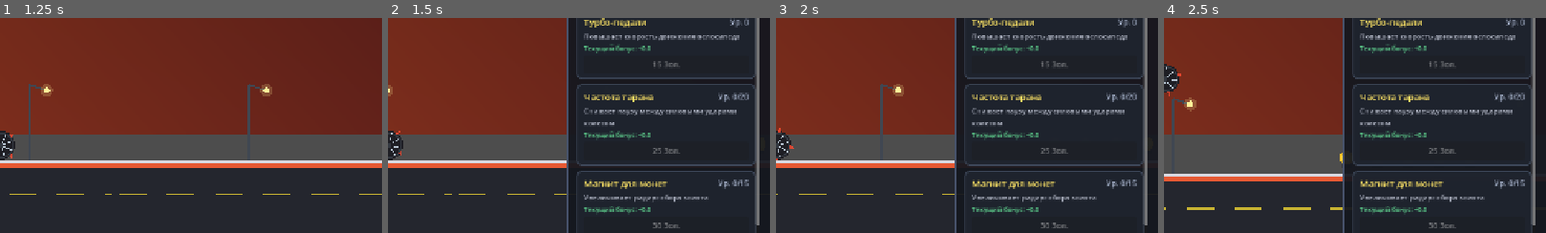
Above: before the commit, frames 1-4 (left to right).
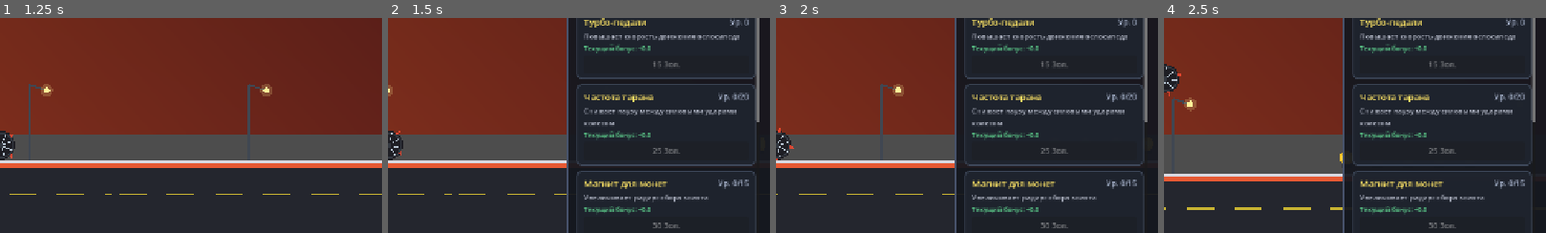
Above: after the commit, the same moments.

Repository: Derevo3/BikeSlayer
Game: Godot game, scene res://scenes/main.tscn
Two runs of this game, one before a commit and one after it. Both use one fixed random seed, a clock stepped at 60 frames per second and the inputs below.
Inputs:
- Up to frame 1 (1.25 s): click "ПОРТАЛ" at 0.5 s
- Up to frame 2 (1.5 s): click "МАГАЗИН" at 1.25 s
- Up to frame 3 (2 s): no input
- Up to frame 4 (2.5 s): click "ПРЫЖОК (Space)" at 2 s
The pictures show only the part of the screen within x 50-100%, y 30-80%; the shares and areas given below are measured in that part.

Frame 1 is identical in both runs. In frame 2, 0.6% of the frame differs, in the area x 96-98%, y 47-97%; in frame 3, 0.6%; in frame 4, 0.6%.

Commit message:
Добавлено: Прокачка слизи; Урон за души; Улучшенное ускорение

Diff:
--- a/scripts/core/game_manager.gd
+++ b/scripts/core/game_manager.gd
@@ -84,16 +84,23 @@
 			passive_coins_buffer -= coins_to_add
 			coins += coins_to_add
 
+func get_boost_reward_multiplier() -> float:
+	if not is_boosting:
+		return 1.0
+	return UpgradeManager.get_value("boost_bounty", 1.0)
+
 func _on_coin_collected(amount: int) -> void:
 	var multiplier: float = UpgradeManager.get_value("coin_greed", 1.0)
-	coins += int(round(amount * multiplier))
+	var boost_mult: float = get_boost_reward_multiplier()
+	coins += int(round(amount * multiplier * boost_mult))
 
 func _on_enemy_killed(_type: String, reward_coins: int, reward_souls: int, _pos: Vector2) -> void:
 	total_enemies_slain += 1
 	var coin_mult: float = UpgradeManager.get_value("coin_greed", 1.0)
 	var soul_mult: float = UpgradeManager.get_value("soul_reaper", 1.0)
-	coins += int(round(reward_coins * coin_mult))
-	souls += int(round(reward_souls * soul_mult))
+	var boost_mult: float = get_boost_reward_multiplier()
+	coins += int(round(reward_coins * coin_mult * boost_mult))
+	souls += int(round(reward_souls * soul_mult * boost_mult))
 
 func can_activate_boost() -> bool:
 	return not is_boosting and boost_cooldown_remaining <= 0.0
--- a/scripts/core/upgrade_manager.gd
+++ b/scripts/core/upgrade_manager.gd
@@ -77,10 +77,31 @@
 	))
 
 	_register(Upgrade.new(
+		"boost_bounty",
+		"Нитро-жатва",
+		"Увеличивает выпадение монет и душ при использовании ускорения (Нитро)",
+		35, 1.35, 1.0, 0.5, "coins"
+	))
+
+	_register(Upgrade.new(
 		"soul_reaper",
 		"Ловец душ",
 		"Увеличивает получаемые очки душ за уничтожение монстров",
 		5, 1.5, 1.0, 0.5, "souls"
+	))
+
+	_register(Upgrade.new(
+		"soul_damage",
+		"Ярость душ",
+		"Увеличивает урон велосипеда по всем противникам",
+		6, 1.4, 0.0, 10.0, "souls"
+	))
+
+	_register(Upgrade.new(
+		"slime_upgrade",
+		"Кровавая слизь",
+		"Превращает слизней в красных: они опаснее, но приносят намного больше золота и душ",
+		10, 1.5, 0.0, 1.0, "souls"
 	))
 
 func _register(upgrade: Upgrade) -> void:
--- a/scripts/enemies/base_enemy.gd
+++ b/scripts/enemies/base_enemy.gd
@@ -76,6 +76,16 @@
 
 	EventBus.enemy_killed.emit(enemy_name, coins_reward, souls_reward, global_position)
 
+	# Если враг уничтожен на ускорении (Нитро), из него дополнительно выбиваются сверкающие монеты
+	if GameManager.is_boosting:
+		var bonus_level = UpgradeManager.get_upgrade("boost_bounty")
+		var extra_coins = 1 + (bonus_level.level if bonus_level else 0)
+		var coin_scene = preload("res://scenes/world/coin.tscn")
+		for i in range(extra_coins):
+			var coin = coin_scene.instantiate()
+			coin.global_position = global_position + Vector2(randf_range(-15, 15), randf_range(-25, -5))
+			get_parent().add_child(coin)
+
 	# Анимация сокрушения/разлета
 	var tween = create_tween()
 	tween.tween_property(visuals, "scale", Vector2(1.6, 0.3), 0.1)
--- a/scripts/enemies/enemy_spawner.gd
+++ b/scripts/enemies/enemy_spawner.gd
@@ -49,6 +49,8 @@
 	# 65% наземные слизни, 35% летающие мыши
 	if randf() < 0.65:
 		var slime = slime_scene.instantiate()
+		if slime.has_method("apply_upgrades"):
+			slime.apply_upgrades()
 		slime.position = Vector2(spawn_x, -16.0)
 		slime.max_health *= hp_mult
 		slime.current_health = slime.max_health
--- a/scripts/enemies/mini_boss_enemy.gd
+++ b/scripts/enemies/mini_boss_enemy.gd
@@ -181,9 +181,13 @@
 
 	_apply_camera_shake(7.5)
 
-	# Фонтан из золотых монет при сокрушении босса
+	# Фонтан из золотых монет при сокрушении босса (увеличивается во время ускорения!)
 	var coin_scene = preload("res://scenes/world/coin.tscn")
-	for i in range(10):
+	var coin_count = 10
+	if GameManager.is_boosting:
+		var bonus_level = UpgradeManager.get_upgrade("boost_bounty")
+		coin_count += 6 * (1 + (bonus_level.level if bonus_level else 0))
+	for i in range(coin_count):
 		var coin = coin_scene.instantiate()
 		coin.global_position = global_position + Vector2(randf_range(-30, 30), randf_range(-65, -15))
 		get_parent().add_child(coin)
--- a/scripts/enemies/slime_enemy.gd
+++ b/scripts/enemies/slime_enemy.gd
@@ -2,14 +2,33 @@
 
 @export var slime_color: Color = Color(0.2, 0.85, 0.35)
 var anim_phase: float = 0.0
+var is_red_slime: bool = false
 
 func _init() -> void:
 	max_health = 15.0
 	coins_reward = 2
 	souls_reward = 1
-	enemy_name = "Slime"
+	enemy_name = "Слизень"
 	base_speed = 40.0
 	flying = false
+
+## Применяет улучшения противника перед спавном
+func apply_upgrades() -> void:
+	var up = UpgradeManager.get_upgrade("slime_upgrade")
+	if up and up.level > 0:
+		is_red_slime = true
+		slime_color = Color(0.95, 0.16, 0.24) # Кроваво-красный
+		enemy_name = "Красный Слизень"
+
+		# Красный слизень имеет увеличенное здоровье:
+		# Ур 1: 35 HP (было 15) + 15 HP за каждый след. уровень
+		max_health = 35.0 + (up.level - 1) * 15.0
+		current_health = max_health
+
+		# Большая награда:
+		# Ур 1: 8 золота (было 2), 3 души (было 1) + доп. награды за уровень
+		coins_reward = 8 + (up.level - 1) * 4
+		souls_reward = 3 + (up.level - 1) * 2
 
 func _physics_process(delta: float) -> void:
 	super._physics_process(delta)
@@ -17,7 +36,7 @@
 		return
 
 	# Анимация сжатия и растяжения при ходьбе
-	anim_phase += delta * 7.0
+	anim_phase += delta * (8.0 if is_red_slime else 7.0)
 	var squash = 1.0 + sin(anim_phase) * 0.18
 	var stretch = 1.0 - sin(anim_phase) * 0.15
 	if visuals:
@@ -33,15 +52,33 @@
 	# Рисуем тело слизня
 	var pts: Array[Vector2] = []
 	var count = 16
-	var r = 18.0
+	var r = 21.0 if is_red_slime else 18.0 # Красный слизень чуть крупнее
 	for i in range(count):
 		var angle = (float(i) / float(count)) * TAU
 		var wobble = 1.0 + sin(angle * 3.0 + anim_phase) * 0.08
 		pts.append(Vector2(cos(angle) * r * wobble, sin(angle) * r * wobble - 6.0))
 	visuals.draw_colored_polygon(PackedVector2Array(pts), slime_color)
 
-	# Глазки
-	visuals.draw_circle(Vector2(-6, -10), 3.5, Color(1, 1, 1))
-	visuals.draw_circle(Vector2(-8, -10), 1.8, Color(0.1, 0.1, 0.2))
-	visuals.draw_circle(Vector2(2, -10), 3.0, Color(1, 1, 1))
-	visuals.draw_circle(Vector2(1, -10), 1.5, Color(0.1, 0.1, 0.2))
+	if is_red_slime:
+		# Пылающее магматическое ядро внутри красного слизня
+		var core_pulse = 0.9 + sin(anim_phase * 2.0) * 0.1
+		visuals.draw_circle(Vector2(0, -6), 9.0 * core_pulse, Color(0.7, 0.08, 0.15, 0.75))
+		visuals.draw_circle(Vector2(0, -6), 5.0 * core_pulse, Color(1.0, 0.45, 0.15, 0.85))
+
+		# Злые светящиеся желтые глаза с красными зрачками
+		visuals.draw_circle(Vector2(-6, -11), 4.0, Color(1.0, 0.9, 0.2))
+		visuals.draw_circle(Vector2(-7, -11), 2.0, Color(0.7, 0.05, 0.1))
+		visuals.draw_circle(Vector2(3, -11), 3.4, Color(1.0, 0.9, 0.2))
+		visuals.draw_circle(Vector2(2, -11), 1.7, Color(0.7, 0.05, 0.1))
+
+		# Демонические рожки на макушке
+		var horn_l = PackedVector2Array([Vector2(-8, -20), Vector2(-13, -28), Vector2(-4, -22)])
+		var horn_r = PackedVector2Array([Vector2(4, -22), Vector2(13, -28), Vector2(8, -20)])
+		visuals.draw_colored_polygon(horn_l, Color(0.8, 0.1, 0.18))
+		visuals.draw_colored_polygon(horn_r, Color(0.8, 0.1, 0.18))
+	else:
+		# Обычные глаза зеленого слизня
+		visuals.draw_circle(Vector2(-6, -10), 3.5, Color(1, 1, 1))
+		visuals.draw_circle(Vector2(-8, -10), 1.8, Color(0.1, 0.1, 0.2))
+		visuals.draw_circle(Vector2(2, -10), 3.0, Color(1, 1, 1))
+		visuals.draw_circle(Vector2(1, -10), 1.5, Color(0.1, 0.1, 0.2))
--- a/scripts/player/bike_frame.gd
+++ b/scripts/player/bike_frame.gd
@@ -4,8 +4,30 @@
 @export var rider_color: Color = Color(0.18, 0.2, 0.25) # Темный костюм райдера
 @export var helmet_color: Color = Color(1.0, 0.8, 0.2) # Золотисто-желтый шлем
 
+var is_tailwhip: bool = false
+var whip_angle: float = 0.0
+
+## Вычисляет 3D-проекцию вращающейся вокруг рулевого стакана точки
+func get_whip_pt(rel_x: float, rel_y: float, phi: float) -> Dictionary:
+	var x_rot = rel_x * cos(phi)
+	# z_rot > 0: точка смещается вперед к камере (3D глубина)
+	var z_rot = -rel_x * sin(phi)
+	var p = 1.0 + (z_rot / 55.0) * 0.38 # Масштаб перспективы
+	var y_proj = (rel_y + z_rot * 0.24) * p
+	var x_proj = x_rot * p
+	return {
+		"pos": Vector2(18.0 + x_proj, -28.0 + y_proj),
+		"z": z_rot,
+		"p": p
+	}
+
 func _draw() -> void:
-	# Координаты ключевых узлов велосипеда (относительно центра между колес):
+	if is_tailwhip:
+		_draw_footjam_tailwhip()
+	else:
+		_draw_normal_bike()
+
+func _draw_normal_bike() -> void:
 	var back_hub = Vector2(-28, 0)
 	var front_hub = Vector2(28, 0)
 	var bottom_bracket = Vector2(-4, 0) # каретка с педалями
@@ -55,3 +77,82 @@
 	draw_circle(head, 7.0, helmet_color)
 	# Визор / маска шлема
 	draw_line(head + Vector2(2, 0), head + Vector2(7, 2), Color(0.1, 0.8, 1.0), 3.0)
+
+func _draw_footjam_tailwhip() -> void:
+	var hub_info = get_whip_pt(-46.0, 28.0, whip_angle)
+	var is_in_front = hub_info.z >= 0.0
+
+	# Если задняя часть рамы сзади персонажа (Z < 0), рисуем ее ПОД райдером
+	if not is_in_front:
+		_draw_rotating_rear_frame(whip_angle, false)
+
+	# Передняя опора и райдер в трюке Footjam
+	_draw_front_and_rider_footjam()
+
+	# Если задняя часть рамы спереди (Z > 0, вращается в сторону камеры), рисуем ПОВЕРХ райдера
+	if is_in_front:
+		_draw_rotating_rear_frame(whip_angle, true)
+
+func _draw_rotating_rear_frame(phi: float, in_front: bool) -> void:
+	var head_tube = Vector2(18, -28)
+	var bb = get_whip_pt(-22.0, 28.0, phi)
+	var seat = get_whip_pt(-32.0, 2.0, phi)
+	var saddle = get_whip_pt(-34.0, -2.0, phi)
+	var hub = get_whip_pt(-46.0, 28.0, phi)
+
+	# 3D глубина и освещение: ближе к камере — ярче и толще, дальше — глубже и темнее
+	var col = frame_color.lightened(0.15) if in_front else frame_color.darkened(0.3)
+	var saddle_col = Color(0.12, 0.12, 0.18) if in_front else Color(0.06, 0.06, 0.09)
+	var p = bb.p
+
+	# Трубы задней рамы в 3D
+	draw_line(head_tube, seat.pos, col, 3.6 * seat.p)
+	draw_line(head_tube, bb.pos, col, 4.2 * p)
+	draw_line(seat.pos, bb.pos, col, 3.6 * p)
+	draw_line(bb.pos, hub.pos, col, 3.8 * hub.p)
+	draw_line(seat.pos, hub.pos, col, 3.2 * hub.p)
+
+	# Седло
+	draw_line(saddle.pos + Vector2(-6 * saddle.p, 0), saddle.pos + Vector2(6 * saddle.p, 0), saddle_col, 5.5 * saddle.p)
+
+	# Педаль / каретка
+	draw_circle(bb.pos, 3.8 * p, Color(0.15, 0.15, 0.2))
+
+func _draw_front_and_rider_footjam() -> void:
+	var front_hub = Vector2(28, 0)
+	var head_tube = Vector2(18, -28)
+	var handlebar = Vector2(20, -36)
+
+	# 1. Зафиксированная передняя вилка, стакан и руль
+	draw_line(head_tube, front_hub, frame_color, 3.8)
+	draw_line(head_tube, handlebar, Color(0.2, 0.2, 0.25), 3.2)
+	draw_circle(handlebar, 3.2, Color(0.1, 0.1, 0.15))
+
+	# 2. Райдер в трюке Footjam:
+	# Руки держат руль с упором
+	var shoulder = Vector2(10, -42)
+	var elbow = Vector2(18, -39)
+	draw_line(shoulder, elbow, rider_color, 4.4)
+	draw_line(elbow, handlebar, rider_color, 3.8)
+
+	# Торс наклонен над рулем для баланса на переднем колесе
+	var pelvis = Vector2(4, -34)
+	draw_line(pelvis, shoulder, rider_color, 7.5)
+
+	# Голова и шлем
+	var head = Vector2(14, -54)
+	draw_circle(head, 7.0, helmet_color)
+	draw_line(head + Vector2(2, 0), head + Vector2(7, 2), Color(0.1, 0.8, 1.0), 3.0)
+
+	# Опорная нога (Footjam): нога заклинена прямо в передней покрышке / вилке!
+	var knee_jam = Vector2(17, -24)
+	var foot_jam = Vector2(24, -14) # упор стопы в переднее колесо
+	draw_line(pelvis, knee_jam, rider_color, 5.2)
+	draw_line(knee_jam, foot_jam, rider_color, 4.4)
+	draw_line(foot_jam + Vector2(-2, 0), foot_jam + Vector2(4, 1), Color(0.1, 0.1, 0.15), 4.5) # кроссовок
+
+	# Вторая нога (задающая импульс трюку / в воздухе)
+	var knee_whip = Vector2(0, -22)
+	var foot_whip = Vector2(-6, -16)
+	draw_line(pelvis, knee_whip, rider_color.darkened(0.15), 4.6)
+	draw_line(knee_whip, foot_whip, rider_color.darkened(0.15), 3.8)
--- a/scripts/player/bike_wheel.gd
+++ b/scripts/player/bike_wheel.gd
@@ -5,8 +5,14 @@
 @export var spoke_color: Color = Color(0.7, 0.75, 0.8)
 @export var tire_color: Color = Color(0.12, 0.12, 0.14)
 @export var is_front_weapon_wheel: bool = false
+@export var is_spinning_attack: bool = false
 
 func _draw() -> void:
+	# Эффект светящегося диска/шлейфа при атаке вращающимся задним колесом
+	if is_spinning_attack:
+		draw_circle(Vector2.ZERO, radius + 7.0, Color(1.0, 0.45, 0.1, 0.3))
+		draw_arc(Vector2.ZERO, radius + 5.0, 0, TAU, 32, Color(1.0, 0.85, 0.3, 0.8), 2.5)
+
 	# Шина (внешний круг)
 	draw_circle(Vector2.ZERO, radius + 3.0, tire_color)
 	# Обод (rim)
@@ -30,3 +36,13 @@
 			var p2 = Vector2(cos(a + 0.25), sin(a + 0.25)) * (radius + 8.0)
 			var p3 = Vector2(cos(a + 0.3), sin(a + 0.3)) * (radius + 1.0)
 			draw_colored_polygon(PackedVector2Array([p1, p2, p3]), blade_color)
+
+	# Силовые зубья пилы при атаке задним колесом
+	if is_spinning_attack:
+		var buzz_color = Color(1.0, 0.7, 0.2, 0.9)
+		for i in range(6):
+			var a = (i / 6.0) * TAU
+			var p1 = Vector2(cos(a), sin(a)) * (radius + 2.0)
+			var p2 = Vector2(cos(a + 0.2), sin(a + 0.2)) * (radius + 8.0)
+			var p3 = Vector2(cos(a + 0.26), sin(a + 0.26)) * (radius + 1.0)
+			draw_colored_polygon(PackedVector2Array([p1, p2, p3]), buzz_color)
--- a/scripts/player/player_bike.gd
+++ b/scripts/player/player_bike.gd
@@ -13,6 +13,7 @@
 @onready var coin_collector: Area2D = $CoinCollector
 @onready var coin_collision_shape: CollisionShape2D = $CoinCollector/CollisionShape2D
 @onready var bike_visuals: Node2D = $Visuals
+@onready var frame: Node2D = $Visuals/Frame
 @onready var front_wheel: Node2D = $Visuals/FrontWheel
 @onready var back_wheel: Node2D = $Visuals/BackWheel
 @onready var pedals: Node2D = $Visuals/Pedals
@@ -23,6 +24,10 @@
 var current_speed: float = 300.0
 var attack_timer: float = 0.0
 var is_ramming: bool = false
+var is_tailwhip_attack: bool = false
+var tailwhip_progress: float = 0.0
+var has_dealt_whip_damage: bool = false
+var whip_target: Node = null
 var ram_anim_time: float = 0.0
 var original_visual_pos: Vector2 = Vector2.ZERO
 var current_boss_target: Node = null
@@ -140,10 +145,10 @@
 	# 3. Анимация колес и педалей
 	var wheel_rotation_speed = (velocity.x / 24.0) * delta
 	if is_fighting_boss:
-		# При остановке перед боссом заднее колесо пробуксовывает
-		if back_wheel:
+		# Когда не в трюке тейлвипа, заднее колесо слегка пробуксовывает на месте
+		if back_wheel and not is_tailwhip_attack:
 			back_wheel.rotation += (target_speed / 28.0) * delta
-		if pedals:
+		if pedals and not is_tailwhip_attack:
 			pedals.rotation += (target_speed / 36.0) * delta
 	else:
 		if front_wheel:
@@ -153,18 +158,88 @@
 		if pedals:
 			pedals.rotation += wheel_rotation_speed * 0.75
 
-	# Частицы пыли при контакте с землей (включая пробуксовку перед боссом)
+	# Частицы пыли при контакте с землей
 	if dust_particles:
-		dust_particles.emitting = is_on_floor() and (velocity.x > 50.0 or is_fighting_boss)
+		dust_particles.emitting = is_on_floor() and (velocity.x > 50.0 or is_fighting_boss or is_tailwhip_attack)
 
 	# 4. Логика авто-атаки велосипедом
 	_process_auto_attack(delta)
 
-	# 5. Анимация тарана (выпад передним колесом)
-	if is_ramming:
+	# 5. Анимация атаки
+	if is_tailwhip_attack:
+		var attack_rate = UpgradeManager.get_value("attack_rate", 1.0)
+		var cooldown = 1.0 / max(0.2, attack_rate)
+		# Скорость вращения трюка Footjam Tailwhip адаптируется под кулдаун
+		var whip_speed = max(1.8, 1.0 / (cooldown * 0.85))
+		tailwhip_progress += delta * whip_speed
+
+		if tailwhip_progress < 1.0:
+			var t = tailwhip_progress # 0.0 -> 1.0
+			var whip_angle = t * TAU # 0 -> 360 градусов
+
+			# Наклон на переднем колесе (Footjam balance)
+			var stoppie_tilt = sin(t * PI) * 0.38
+			var pivot = Vector2(28.0, 0.0)
+			var rotated_pivot = pivot.rotated(stoppie_tilt)
+			bike_visuals.rotation = stoppie_tilt
+			bike_visuals.position = original_visual_pos + (pivot - rotated_pivot)
+
+			# 3D-вращение рамы в сторону камеры
+			if frame:
+				frame.is_tailwhip = true
+				frame.whip_angle = whip_angle
+				frame.queue_redraw()
+
+			# Позиционирование заднего колеса в 3D пространстве
+			if frame and back_wheel:
+				var hub_info = frame.get_whip_pt(-46.0, 28.0, whip_angle)
+				back_wheel.position = hub_info.pos
+				back_wheel.scale.y = hub_info.p
+				# Эффект поворота в 3D (форешортенинг при виде с ребра / к камере)
+				back_wheel.scale.x = max(0.22, abs(cos(whip_angle))) * hub_info.p
+				# Когда крутится в сторону камеры (Z > 0), колесо рисуется ПОВЕРХ всего
+				back_wheel.z_index = 2 if hub_info.z > 0 else -1
+				back_wheel.rotation -= delta * 75.0
+				back_wheel.is_spinning_attack = true
+				back_wheel.queue_redraw()
+
+			# КУЛЬМИНАЦИЯ УДАРА: когда колесо описало пол-оборота (180°) и впечатывается в босса!
+			if t >= 0.48 and not has_dealt_whip_damage:
+				has_dealt_whip_damage = true
+				if is_instance_valid(whip_target) and not whip_target.is_dead:
+					var total_dmg = get_total_damage()
+					var hit_pos = global_position + Vector2(62, -24)
+					whip_target.take_damage(total_dmg, hit_pos)
+					EventBus.player_attacked.emit(hit_pos)
+					_spawn_ram_impact_fx(hit_pos)
+
+					# Сплеш-урон по мелким врагам
+					for area in attack_area.get_overlapping_areas():
+						if area.is_in_group("enemy_hitbox"):
+							var other = area.get_parent()
+							if other and other != whip_target and other.has_method("take_damage") and not other.is_dead:
+								other.take_damage(total_dmg, hit_pos)
+
+					if whip_target.is_dead:
+						current_boss_target = null
+		else:
+			# Завершение трюка Footjam Tailwhip: ловим раму и колесо назад
+			is_tailwhip_attack = false
+			if frame:
+				frame.is_tailwhip = false
+				frame.queue_redraw()
+			bike_visuals.position = original_visual_pos
+			bike_visuals.rotation = 0.0
+			if back_wheel:
+				back_wheel.position = Vector2(-28, 0)
+				back_wheel.scale = Vector2(1, 1)
+				back_wheel.z_index = 0
+				back_wheel.is_spinning_attack = false
+				back_wheel.queue_redraw()
+	elif is_ramming:
 		ram_anim_time += delta * 12.0
 		if ram_anim_time < PI:
-			# Выпад вперед и подъем на вилли (удар передним колесом)
+			# Обычный выпад вперед и подъем на вилли (удар передним колесом на ходу)
 			bike_visuals.position.x = original_visual_pos.x + sin(ram_anim_time) * 18.0
 			bike_visuals.rotation = -sin(ram_anim_time) * 0.22
 		else:
@@ -178,7 +253,7 @@
 
 	attack_timer += delta
 
-	# Если заблокированы перед боссом — непрерывно тараним его по откату
+	# Если заблокированы перед боссом — непрерывно запускаем атаку по откату
 	if is_instance_valid(current_boss_target):
 		if current_boss_target.is_dead:
 			current_boss_target = null
@@ -186,8 +261,6 @@
 			if attack_timer >= cooldown:
 				_perform_bike_ram(current_boss_target)
 				attack_timer = 0.0
-				if current_boss_target.is_dead:
-					current_boss_target = null
 			return
 
 	if attack_timer >= cooldown:
@@ -206,24 +279,37 @@
 							enemy.set_engaged(true)
 					break
 
+func get_total_damage() -> float:
+	var soul_dmg_bonus = UpgradeManager.get_value("soul_damage", 0.0)
+	var base_dmg = ram_damage + soul_dmg_bonus
+	return base_dmg * (2.0 if GameManager.is_boosting else 1.0)
+
 func _perform_bike_ram(enemy: Node) -> void:
-	is_ramming = true
-	ram_anim_time = 0.0
-
-	var total_dmg = ram_damage * (2.0 if GameManager.is_boosting else 1.0)
-
-	var hit_pos = ram_impact_spawner.global_position if ram_impact_spawner else global_position + Vector2(40, 0)
-	enemy.take_damage(total_dmg, hit_pos)
-
-	# Сплеш-урон по остальным мелким врагам в зоне контакта
-	for area in attack_area.get_overlapping_areas():
-		if area.is_in_group("enemy_hitbox"):
-			var other = area.get_parent()
-			if other and other != enemy and other.has_method("take_damage") and not other.is_dead:
-				other.take_damage(total_dmg, hit_pos)
-
-	EventBus.player_attacked.emit(hit_pos)
-	_spawn_ram_impact_fx(hit_pos)
+	var is_boss_duel = (enemy == current_boss_target) or (is_instance_valid(current_boss_target) and not current_boss_target.is_dead)
+
+	if is_boss_duel:
+		is_tailwhip_attack = true
+		is_ramming = false
+		tailwhip_progress = 0.0
+		has_dealt_whip_damage = false
+		whip_target = enemy
+	else:
+		is_ramming = true
+		is_tailwhip_attack = false
+		ram_anim_time = 0.0
+		var total_dmg = get_total_damage()
+		var hit_pos = ram_impact_spawner.global_position if ram_impact_spawner else global_position + Vector2(40, 0)
+		enemy.take_damage(total_dmg, hit_pos)
+
+		# Сплеш-урон по остальным мелким врагам в зоне контакта
+		for area in attack_area.get_overlapping_areas():
+			if area.is_in_group("enemy_hitbox"):
+				var other = area.get_parent()
+				if other and other != enemy and other.has_method("take_damage") and not other.is_dead:
+					other.take_damage(total_dmg, hit_pos)
+
+		EventBus.player_attacked.emit(hit_pos)
+		_spawn_ram_impact_fx(hit_pos)
 
 func _spawn_ram_impact_fx(pos: Vector2) -> void:
 	var fx_scene = preload("res://scenes/player/ram_impact_effect.tscn")
--- a/scripts/ui/upgrade_card.gd
+++ b/scripts/ui/upgrade_card.gd
@@ -26,6 +26,15 @@
 	desc_label.text = up.description
 	if upgrade_id == "bike_upgrade":
 		value_label.text = "Пассивный доход: +%.1f/с" % (up.level * up.value_step)
+	elif upgrade_id == "soul_damage":
+		value_label.text = "Бонус к урону: +%.0f ед." % (up.level * up.value_step)
+	elif upgrade_id == "slime_upgrade":
+		if up.level == 0:
+			value_label.text = "Вид: Обычные зеленые"
+		else:
+			value_label.text = "Вид: Красные (Тир %d)" % up.level
+	elif upgrade_id == "boost_bounty":
+		value_label.text = "Бонус добычи на нитро: +%.0f%%" % (up.level * up.value_step * 100.0)
 	else:
 		value_label.text = "Текущий бонус: +%.1f" % (up.level * up.value_step)
 
